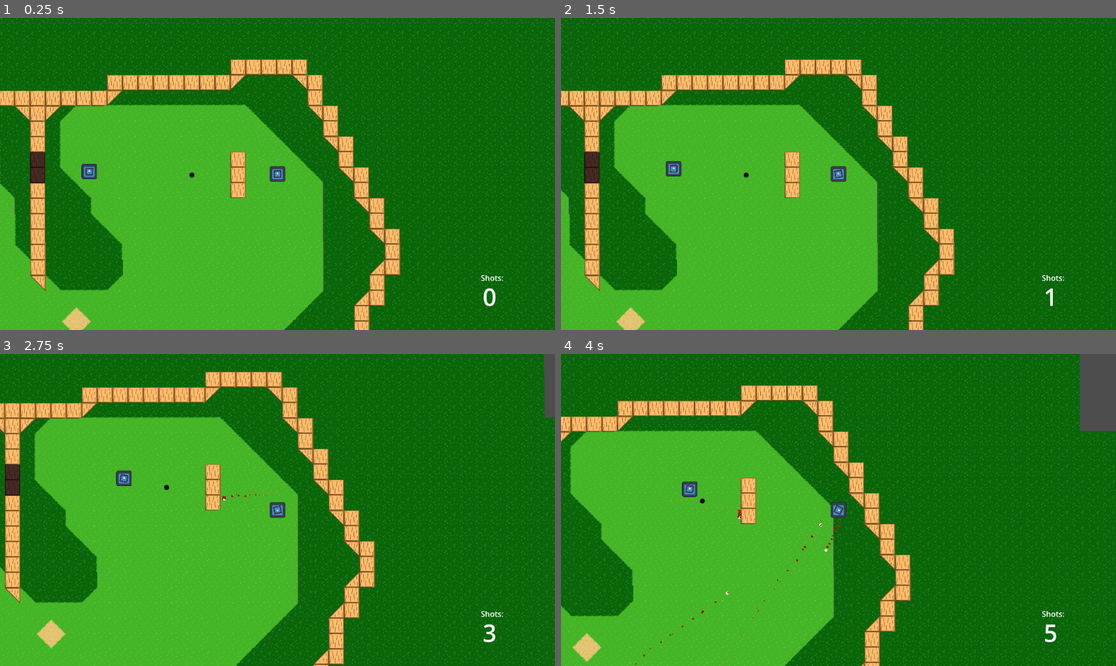
Above: before the commit, frames 1-4 (two rows, left to right).
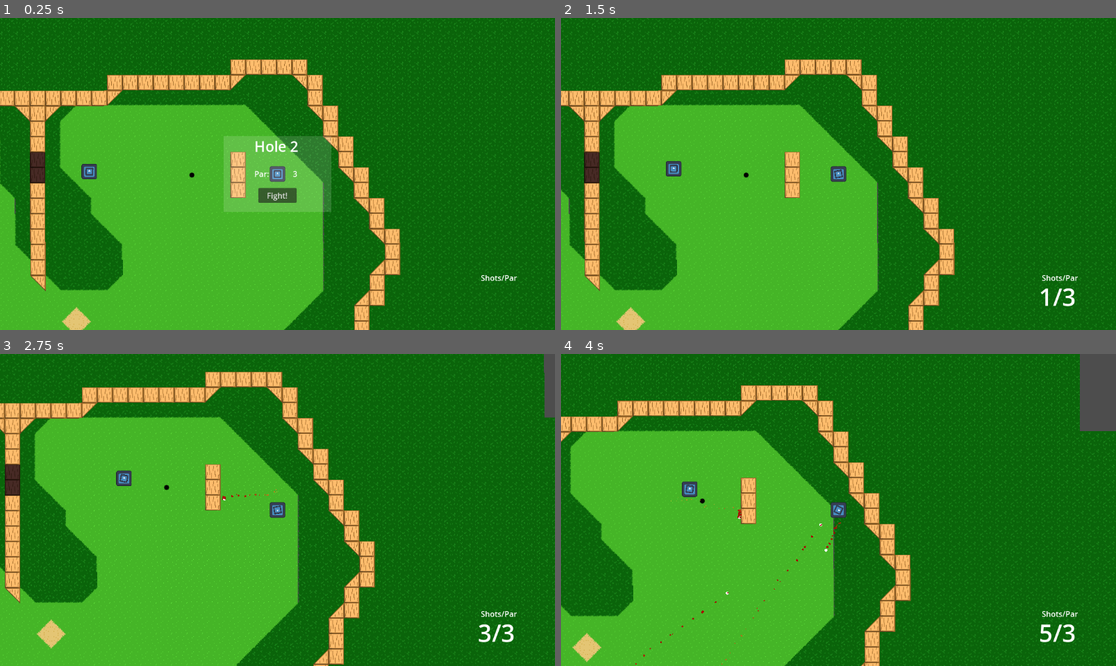
Above: after the commit, the same moments.

Repository: Sabertooth-Software/Bunker-Buster
Game: Godot game, scene res://Scenes/Levels/Hole 2.tscn
Same seed, same stepped clock (60 frames per second), same inputs: the game is played once before the commit and once after it. This scene is started directly instead of the project's main scene. The engine's default icon, where the game draws it, is replaced by a stand-in: a white triangle on a blue panel in a dark square.
Inputs (mouse positions are in pixels of both pictures, inside the frame that each line leads up to):
- Up to frame 1 (0.25 s): no input
- Up to frame 2 (1.5 s): click (838, 195) at 0.5 s, where only the run after the commit has a clickable "Fight!"; move the mouse to (960, 158) at 1.27 s; press the mouse at (960, 158) at 1.28 s; hold Right (right) from 1.28 s (still down)
- Up to frame 3 (2.75 s): move the mouse to (166, 525) at 2.02 s; release Right (right) at 2.03 s; release the mouse at (166, 525) at 2.03 s; hold S (down) from 2.03 s (still down); tap Space (shoot) at 2.1 s
- Up to frame 4 (4 s): move the mouse to (894, 441) at 2.77 s; release S (down) at 2.78 s; press the mouse at (894, 441) at 2.78 s; hold Right (right) 2.78-3.53 s; move the mouse to (810, 572) at 3.52 s; release the mouse at (810, 572) at 3.53 s; hold Up (up) from 3.53 s (still down); tap Space (shoot) at 3.6 s

The runs differ from the first frame. In frame 1, 4.6% of the frame differs, in the area x 40-94%, y 37-93%; in frame 2, 0.2%; in frame 3, 0.2%; in frame 4, 0.2%.

Commit message:
Added Level Start popup. Altered sand particles
It mostly works!

Diff:
--- a/Assets/Particles/hit_sand.tscn
+++ b/Assets/Particles/hit_sand.tscn
@@ -15,11 +15,8 @@
 curve = SubResource("Curve_jwh1q")
 
 [sub_resource type="ParticleProcessMaterial" id="ParticleProcessMaterial_jxtm8"]
-emission_shape = 6
-emission_ring_axis = Vector3(0, 0, 1)
-emission_ring_height = 1.0
-emission_ring_radius = 10.0
-emission_ring_inner_radius = 6.0
+emission_shape = 3
+emission_box_extents = Vector3(4, 4, 4)
 particle_flag_disable_z = true
 gravity = Vector3(0, 0, 0)
 orbit_velocity_min = 0.0
--- a/CounterUI.gd
+++ b/CounterUI.gd
@@ -1,12 +1,9 @@
 extends Control
 
 @onready var _count_text:RichTextLabel= $counter
-# Called when the node enters the scene tree for the first time.
+
 func _ready():
 	ShotCounter.update_ui.connect(_on_update_ui)
 
-
-func _on_update_ui(score:int):
-	_count_text.text = (str(score))
-func _process(delta):
-	pass
+func _on_update_ui(score:int,par:int):
+	_count_text.text = (str(score)+"/"+str(par))
--- a/Scenes/Components/GUI.tscn
+++ b/Scenes/Components/GUI.tscn
@@ -1,8 +1,9 @@
-[gd_scene load_steps=5 format=3 uid="uid://dk0vl7gvy64nc"]
+[gd_scene load_steps=6 format=3 uid="uid://dk0vl7gvy64nc"]
 
 [ext_resource type="Script" path="res://CounterUI.gd" id="1_65i07"]
 [ext_resource type="Script" path="res://Scenes/Components/EndResults.gd" id="2_ellq3"]
 [ext_resource type="Script" path="res://Scenes/Components/button_next_level.gd" id="3_jbwf2"]
+[ext_resource type="Script" path="res://Scenes/Components/StartUIBox.gd" id="4_24aab"]
 
 [sub_resource type="CanvasTexture" id="CanvasTexture_ikrlt"]
 
@@ -44,7 +45,7 @@
 offset_right = 42.0
 offset_bottom = 32.0
 grow_horizontal = 2
-text = "Shots:"
+text = "Shots/Par"
 
 [node name="counter" type="RichTextLabel" parent="UI/ShotCount"]
 layout_mode = 1
@@ -53,14 +54,14 @@
 anchor_top = 0.5
 anchor_right = 0.5
 anchor_bottom = 0.5
-offset_left = -38.0
+offset_left = -48.0
 offset_top = -32.0
-offset_right = 38.0
+offset_right = 96.0
 offset_bottom = 41.0
 grow_horizontal = 2
 grow_vertical = 2
 theme_override_font_sizes/normal_font_size = 50
-text = "0"
+scroll_active = false
 
 [node name="EndLevelResults" type="Control" parent="." node_paths=PackedStringArray("score_container", "card", "total_score")]
 layout_mode = 3
@@ -237,4 +238,127 @@
 text = "Next Level"
 script = ExtResource("3_jbwf2")
 
+[node name="LevelStart" type="Control" parent="." node_paths=PackedStringArray("level_name", "par")]
+layout_mode = 3
+anchors_preset = 8
+anchor_left = 0.5
+anchor_top = 0.5
+anchor_right = 0.5
+anchor_bottom = 0.5
+offset_left = -112.0
+offset_top = -79.0
+offset_right = 112.0
+offset_bottom = 79.0
+grow_horizontal = 2
+grow_vertical = 2
+size_flags_horizontal = 4
+script = ExtResource("4_24aab")
+level_name = NodePath("Scorecard/LevelName")
+par = NodePath("Scorecard/RightText/VBoxContainer/Hole 1")
+
+[node name="Scorecard" type="Control" parent="LevelStart"]
+layout_mode = 1
+anchors_preset = 15
+anchor_right = 1.0
+anchor_bottom = 1.0
+grow_horizontal = 2
+grow_vertical = 2
+
+[node name="LevelName" type="RichTextLabel" parent="LevelStart/Scorecard"]
+layout_mode = 1
+anchors_preset = 5
+anchor_left = 0.5
+anchor_right = 0.5
+offset_left = -48.0
+offset_right = 59.0
+offset_bottom = 46.0
+grow_horizontal = 2
+theme_override_font_sizes/normal_font_size = 30
+text = "Hole 1"
+scroll_active = false
+
+[node name="NinePatchRect" type="NinePatchRect" parent="LevelStart/Scorecard"]
+modulate = Color(1, 1, 1, 0.14902)
+layout_mode = 1
+anchors_preset = 15
+anchor_right = 1.0
+anchor_bottom = 1.0
+grow_horizontal = 2
+grow_vertical = 2
+texture = SubResource("CanvasTexture_ikrlt")
+
+[node name="LeftText" type="Control" parent="LevelStart/Scorecard"]
+layout_mode = 1
+anchors_preset = 4
+anchor_top = 0.5
+anchor_bottom = 0.5
+offset_left = 64.0
+offset_top = -36.0
+offset_right = 112.0
+offset_bottom = 44.0
+grow_vertical = 2
+
+[node name="VBoxContainer" type="VBoxContainer" parent="LevelStart/Scorecard/LeftText"]
+layout_mode = 1
+anchors_preset = 4
+anchor_top = 0.5
+anchor_bottom = 0.5
+offset_top = -60.0
+offset_right = 40.0
+offset_bottom = 52.0
+grow_vertical = 2
+theme_override_constants/separation = 6
+alignment = 1
+
+[node name="Label" type="Label" parent="LevelStart/Scorecard/LeftText/VBoxContainer"]
+layout_mode = 2
+text = "Par:"
+
+[node name="RightText" type="Control" parent="LevelStart/Scorecard"]
+layout_mode = 1
+anchors_preset = 6
+anchor_left = 1.0
+anchor_top = 0.5
+anchor_right = 1.0
+anchor_bottom = 0.5
+offset_left = -96.0
+offset_top = -68.0
+offset_right = -32.0
+offset_bottom = 76.0
+grow_horizontal = 0
+grow_vertical = 2
+
+[node name="VBoxContainer" type="VBoxContainer" parent="LevelStart/Scorecard/RightText"]
+layout_mode = 1
+anchors_preset = 4
+anchor_top = 0.5
+anchor_bottom = 0.5
+offset_left = 16.0
+offset_top = -60.0
+offset_right = 48.0
+offset_bottom = 52.0
+grow_vertical = 2
+theme_override_constants/separation = 6
+alignment = 1
+
+[node name="Hole 1" type="Label" parent="LevelStart/Scorecard/RightText/VBoxContainer"]
+layout_mode = 2
+text = "0"
+
+[node name="Start Level" type="Button" parent="LevelStart/Scorecard"]
+layout_mode = 1
+anchors_preset = 7
+anchor_left = 0.5
+anchor_top = 1.0
+anchor_right = 0.5
+anchor_bottom = 1.0
+offset_left = -40.0
+offset_top = -50.0
+offset_right = 40.0
+offset_bottom = -19.0
+grow_horizontal = 2
+grow_vertical = 0
+text = "Fight!"
+
 [connection signal="pressed" from="EndLevelResults/Scorecard/Next Level" to="EndLevelResults/Scorecard/Next Level" method="_on_pressed"]
+[connection signal="pressed" from="LevelStart/Scorecard/Start Level" to="LevelStart" method="_on_start_level_pressed"]
--- /dev/null
+++ b/Scenes/Components/StartUIBox.gd
@@ -0,0 +1,16 @@
+extends Control
+@export var level_name:RichTextLabel
+@export var par:Label
+
+# Called when the node enters the scene tree for the first time.
+func _ready():
+	_update_level()
+
+
+func _update_level():
+	level_name.set_text(ShotCounter.current_level)
+	par.set_text(str(ShotCounter._par))
+
+
+func _on_start_level_pressed():
+	get_node("Scorecard").hide()
--- a/Scripts/Components/ShotCounter.gd
+++ b/Scripts/Components/ShotCounter.gd
@@ -8,7 +8,7 @@
 var current_level: String
 var next_level: String
 
-signal update_ui(score:int)
+signal update_ui(score:int,par:int)
 signal end_level(hole_score:int,total_score:int,cur_level:String)
 # Called when the node enters the scene tree for the first time.
 func _ready():
@@ -18,15 +18,16 @@
 	scores[level] = score
 
 func _update_ui():
-	update_ui.emit(shots)
+	update_ui.emit(shots,_par)
+
 func update_level(par:int,_current_level:String,_next_level:String): #set par, current level, and next level when level loads
 	_par = par
 	current_level = _current_level
 	next_level = _next_level
 	shots = 0
-	print("Hole Par: " +str(_par))
-	print("Current Level: "+current_level)
-	print("Next Level: "+next_level)
+	_update_ui()
+
+
 func increase_shots():
 	shots = shots+1
 	print("Shots: " + str(shots))
